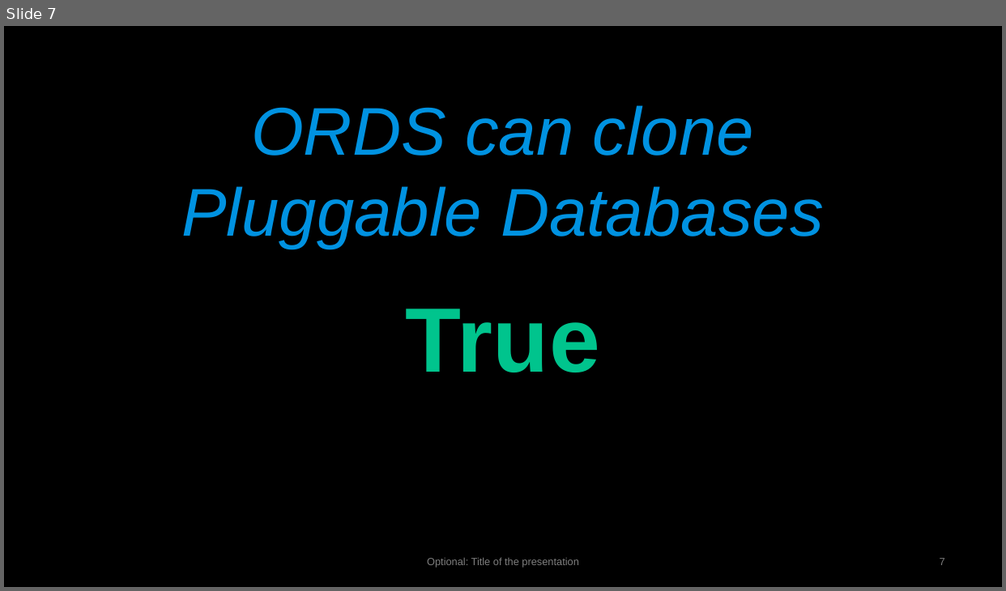
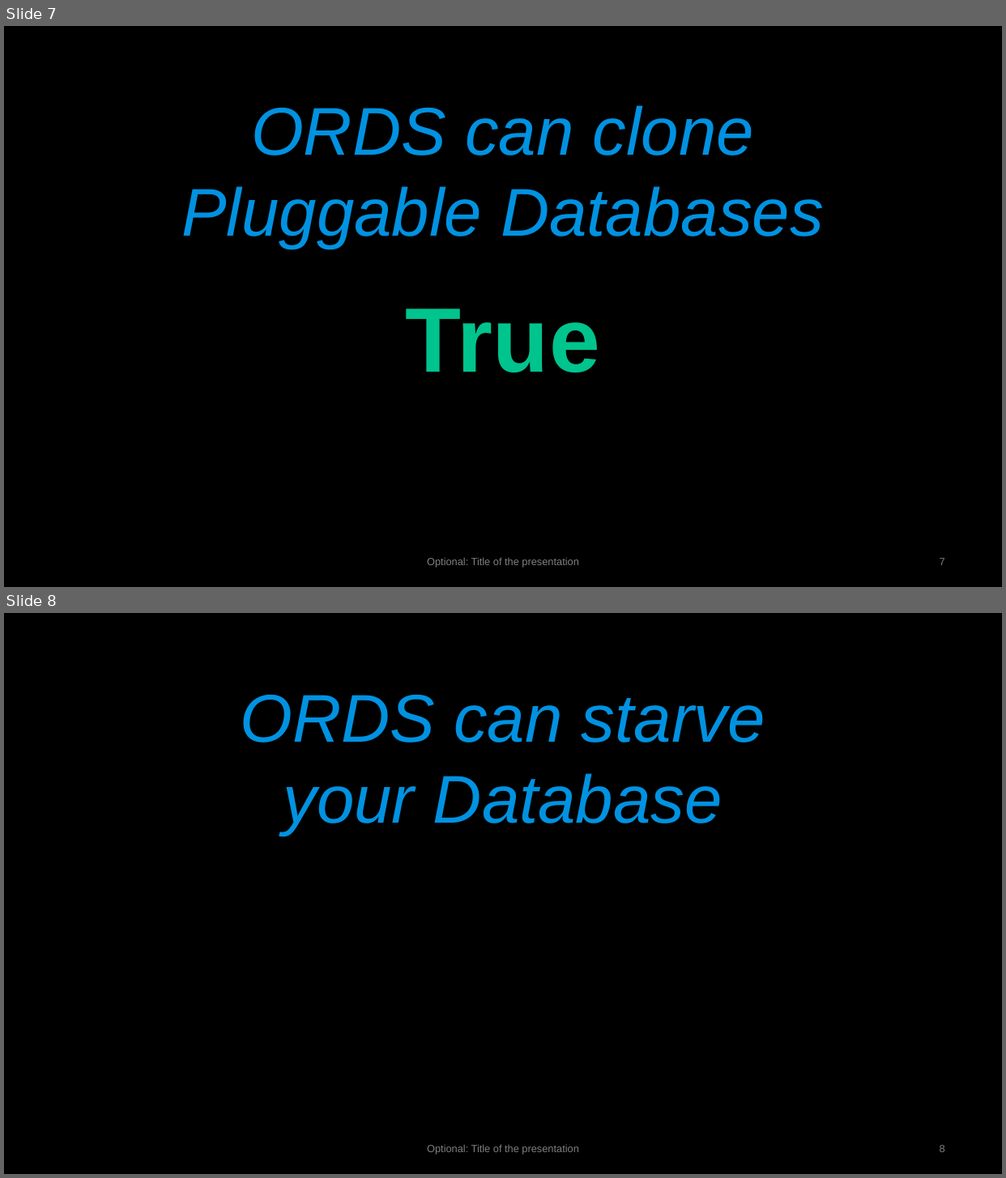
Before and after one commit to commi235/ords-and-apex, a slide deck: presemtations/ords-and-apex.pptx. Shown one above the other, each under a label of ours: slide 7 before the commit, slides 7 and 8 after it. The pictures are 1006x591 and 1006x1178 pixels, drawn with LibreOffice and Linux fonts; fonts in the diff are those of the drawing; background and template pictures are left out. Boxes give left, top, right and bottom in pixels: in the first picture for what was removed or moved away, otherwise in the second. Text is boxed around its words. In the diff, an @@ line names an element or a change of style, - is before the commit and + after.

```diff
--- a/presemtations/ords-and-apex.pptx
+++ b/presemtations/ords-and-apex.pptx
@@ slide 8 added at <box>4,613,1002,1174</box>, background #000000 @@
@@ text added at <box>240,694,765,835</box>, 65 pt, text #0092E1, italic @@
+ORDS can starve
+your Database
@@ text added at <box>372,865,635,983</box>, 88 pt, text #000000, bold @@
+NULL
@@ text added at <box>427,1145,578,1155</box>, 10 pt, text #7F7F7F @@
+Optional: Title of the presentation
@@ page number added at <box>940,1145,945,1152</box>, 10 pt, text #7F7F7F @@
+8
```
Also in this commit, not shown: 2 other slides added, 3 other files.
